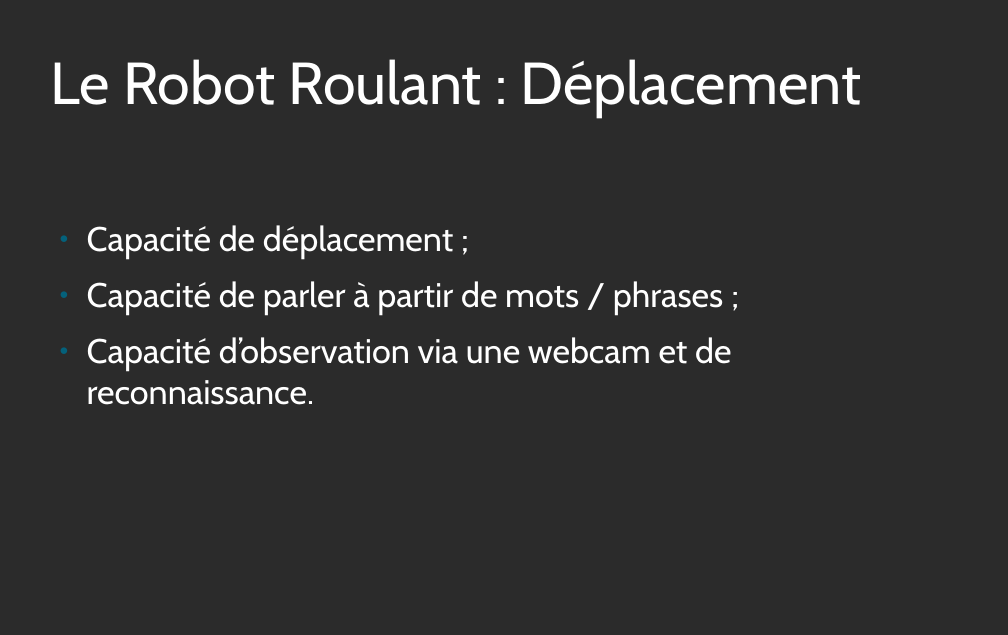
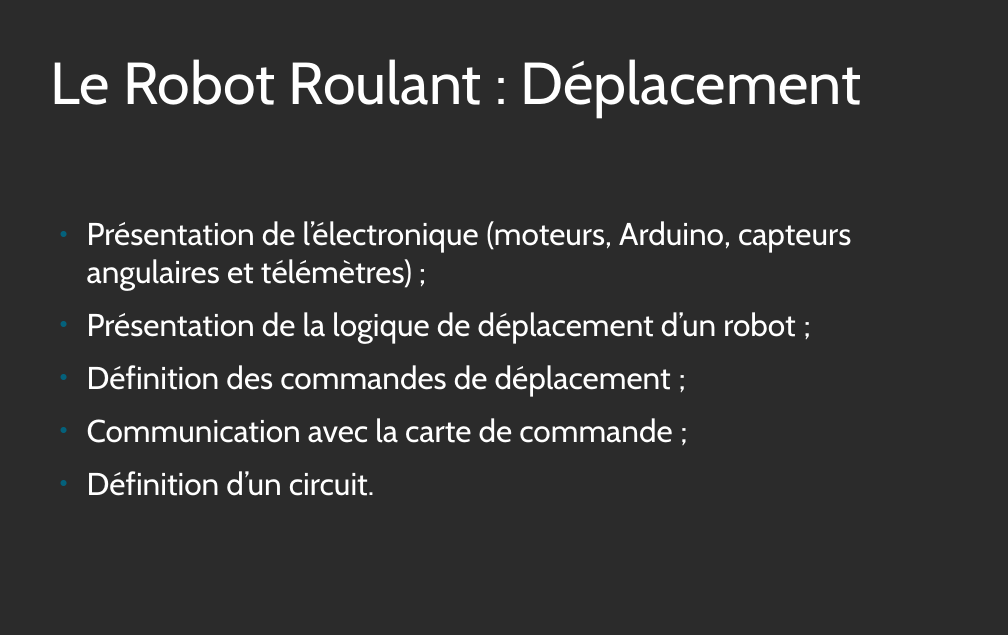
Before and after one commit to Marcussacapuces91/robot-roulant, a slide deck: slide 15 of documentation/Atelier Robot Roulant - Présentation.odp. Drawn at 1008x635 pixels with LibreOffice and Linux fonts; fonts in the diff are those of the drawing; background and template pictures are left out; a plain dark background stands for a picture behind light text. Boxes give left, top, right and bottom in pixels: in the first picture for what was removed or moved away, otherwise in the second. Text is boxed around its words. In the diff, an @@ line names an element or a change of style, - is before the commit and + after.

```diff
--- a/documentation/Atelier Robot Roulant - Présentation.odp
+++ b/documentation/Atelier Robot Roulant - Présentation.odp
@@ text at (87,221,851,496): text changed; size 32 to 29.6 pt @@
-● Capacité de déplacement ;
-● Capacité de parler à partir de mots / phrases ;
-● Capacité d’observation via une webcam et de reconnaissance.
+● Présentation de l’électronique (moteurs, Arduino, capteurs angulaires et télémètres) ;
+● Présentation de la logique de déplacement d’un robot ;
+● Définition des commandes de déplacement ;
+● Communication avec la carte de commande ;
+● Définition d’un circuit.
```
